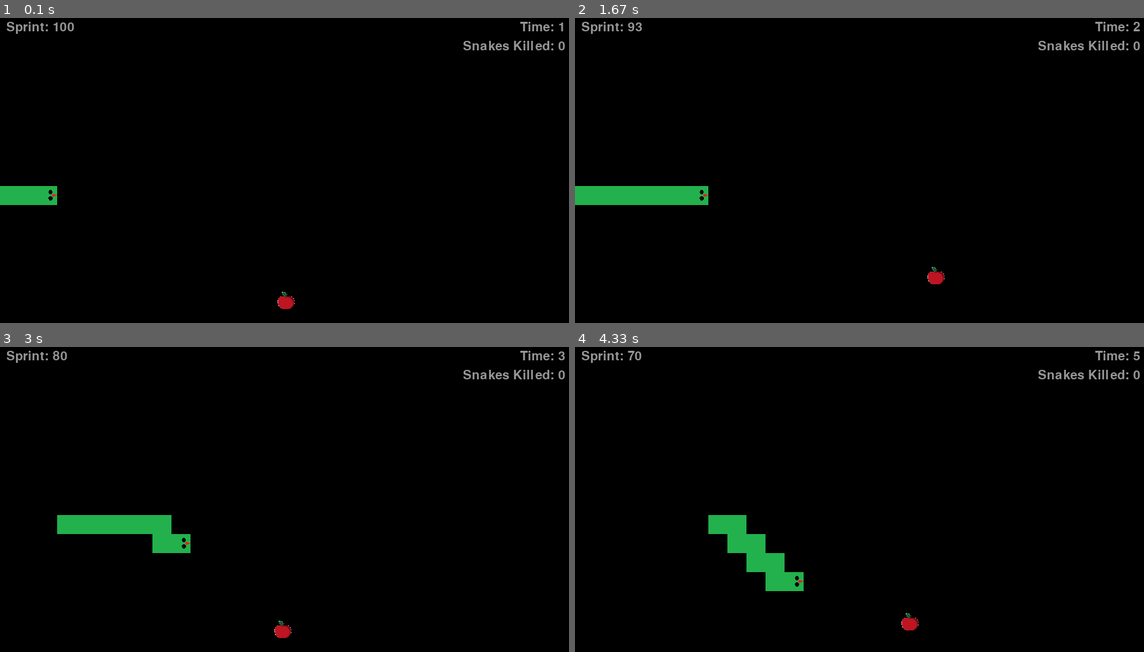
Above: before the commit, frames 1-4 (two rows, left to right).
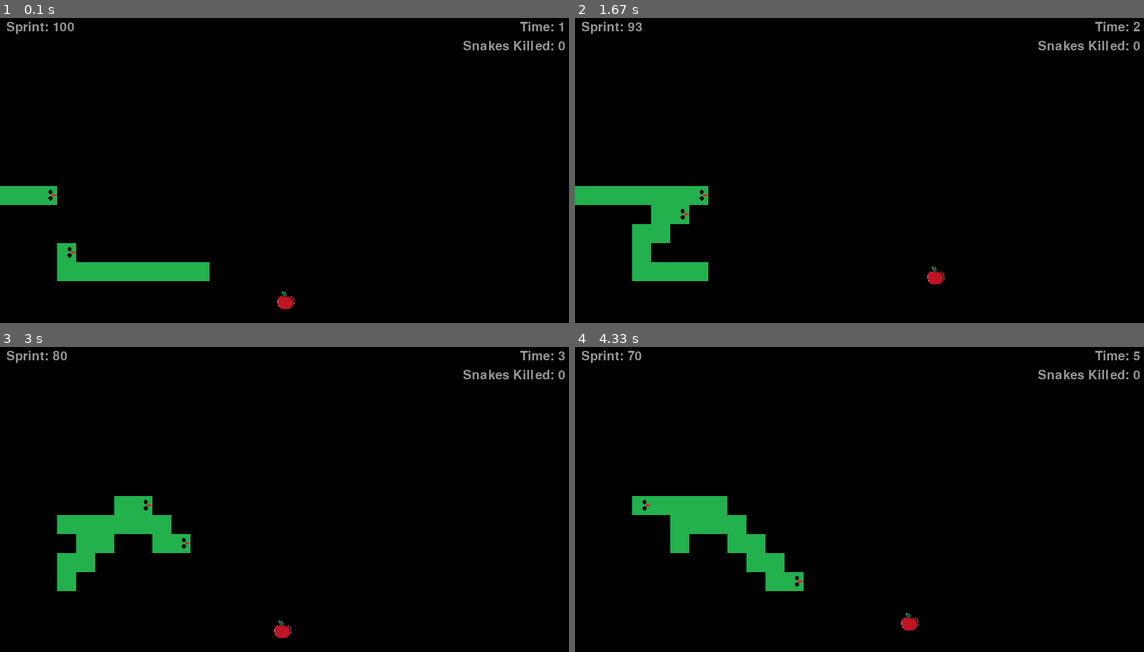
Above: after the commit, the same moments.

Repository: lorinzzz/cursed-snake-game
Game: pygame game, started from main.py
The game is run twice, just before and just after one commit, with the same random seed, the same clock (stepped at 60 frames per second) and the same inputs.
Inputs:
- Up to frame 1 (0.1 s): no input
- Up to frame 2 (1.67 s): hold D 0.33-0.8 s; hold W 0.83-1.13 s; tap Shift at 0.9, 1.23, 1.53 s; hold D 1.17-1.63 s
- Up to frame 3 (3 s): hold A 1.67-2.2 s; tap Shift at 1.73, 2.03, 2.3, 2.63, 2.93 s; hold S 2.23-2.53 s; hold A 2.57-2.97 s
- Up to frame 4 (4.33 s): hold W 3-3.37 s; tap Shift at 3.07, 3.47, 3.77, 4.13 s; hold D 3.4-4.03 s; hold S from 4.07 s (still down)

The runs differ from the first frame. In frame 1, 1.9% of the frame differs, in the area x 10-37%, y 73-87%; in frame 2, 1.9%; in frame 3, 1.4%; in frame 4, 1.7%.

Commit message:
further refined patrolling ai
need to add kill within promixty state

Diff:
--- a/main.py
+++ b/main.py
@@ -370,7 +370,7 @@
     drop_power_up = random.randint(0, 1200) # 0 to 45 seconds, 750 is adjusted for the framerate (45*60 = 2700)
     number_of_power_ups_dropped = 0
 
-    number_of_snakes = 1
+    number_of_snakes = 2
     snake_length = 6
     snakes = create_snakes(number_of_snakes, snake_length)
     snakes_killed = 0
--- a/snake_ai.py
+++ b/snake_ai.py
@@ -310,44 +310,47 @@
         # max 3 snakes
         index = i # placeholder
         # get a random point on map with the min offset of 180
-        if self.patrol_center[index][0] == 0 and self.patrol_center[index][1] == 0:
-            self.patrol_center[index][0] = 30 * random.randint(6, 24)
-            self.patrol_center[index][1] = 30 * random.randint(6, 24)
-
-            max_offset = min(self.patrol_center[index][0], abs(WIDTH - self.patrol_center[index][0]), self.patrol_center[index][1], abs(HEIGHT - self.patrol_center[index][0]))
-
-            self.patrol_offset = 30 * random.randint(6, max_offset/30)
-
-            print(self.patrol_center[index], max_offset, self.patrol_offset)
-            print(snakes[i][0].x, snakes[i][0].y)
-        # go to patrol center
-        if snakes[i][0].x != self.patrol_center[index][0] or snakes[i][0].y != self.patrol_center[index][1] and self.patrol_state[index] == 0:
-            print("going to center")
-            direction_to_append = self.shortest_path_ai(snakes, food, i, self.patrol_center[index][0], self.patrol_center[index][1])
-        elif snakes[i][0].x == self.patrol_center[index][0] and snakes[i][0].y == self.patrol_center[index][1] and self.patrol_state[index] == 0:
-            self.patrol_state[index] = 1
+
+        if snakes[i][0].x == self.patrol_point[index][0] and snakes[i][0].y == self.patrol_point[index][1] and self.patrol_state[index] == 1:
             self.patrol_point[index][0] = 30 * random.randint((self.patrol_center[index][0] - self.patrol_offset)/30, (self.patrol_center[index][0] + self.patrol_offset + 30)/30)
             self.patrol_point[index][1] = 30 * random.randint((self.patrol_center[index][1] - self.patrol_offset)/30, (self.patrol_center[index][1] + self.patrol_offset + 30)/30)
+            self.patrol_count[index] += 1
+            print("patrol count: ", self.patrol_count[index])
+            self.patrol_point[index][0] = 30 * random.randint((self.patrol_center[index][0] - self.patrol_offset)/30, (self.patrol_center[index][0] + self.patrol_offset)/30)
+            self.patrol_point[index][1] = 30 * random.randint((self.patrol_center[index][1] - self.patrol_offset)/30, (self.patrol_center[index][1] + self.patrol_offset)/30)
             print("setting patrol point", self.patrol_point[index])
-
-        if self.patrol_state[index] == 1:
-            print('patrollling!')
-            if snakes[i][0].x == self.patrol_point[index][0] and snakes[i][0].y == self.patrol_point[index][1]:
-                self.patrol_point[index][0] = 30 * random.randint((self.patrol_center[index][0] - self.patrol_offset)/30, (self.patrol_center[index][0] + self.patrol_offset + 30)/30)
-                self.patrol_point[index][1] = 30 * random.randint((self.patrol_center[index][1] - self.patrol_offset)/30, (self.patrol_center[index][1] + self.patrol_offset + 30)/30)
-                self.patrol_count[index] += 1
-                print("patrol count: ", self.patrol_count[index])
-
-
-            else:
-                direction_to_append = self.shortest_path_ai(snakes, food, i, self.patrol_point[index][0], self.patrol_point[index][1])
-
 
         if self.patrol_count[index] == 10:
             self.patrol_state[index] = 0
             self.patrol_center[index][0] = 0
             self.patrol_center[index][1] = 0
             self.patrol_count[index] = 0
+
+
+
+        if self.patrol_center[index][0] == 0 and self.patrol_center[index][1] == 0:
+            self.patrol_center[index][0] = 30 * random.randint(6, 24)
+            self.patrol_center[index][1] = 30 * random.randint(6, 24)
+
+            max_offset = min(self.patrol_center[index][0], abs(WIDTH - self.patrol_center[index][0]), self.patrol_center[index][1], abs(HEIGHT - self.patrol_center[index][0]))
+
+            self.patrol_offset = 30 * random.randint(6, max_offset/30)
+
+            print(self.patrol_center[index], max_offset, self.patrol_offset)
+            print(snakes[i][0].x, snakes[i][0].y)
+        # go to patrol center
+        if (snakes[i][0].x != self.patrol_center[index][0] or snakes[i][0].y != self.patrol_center[index][1]) and self.patrol_state[index] == 0:
+            print("going to center")
+            direction_to_append = self.shortest_path_ai(snakes, food, i, self.patrol_center[index][0], self.patrol_center[index][1])
+        elif snakes[i][0].x == self.patrol_center[index][0] and snakes[i][0].y == self.patrol_center[index][1] and self.patrol_state[index] == 0:
+            self.patrol_state[index] = 1
+            self.patrol_point[index][0] = 30 * random.randint((self.patrol_center[index][0] - self.patrol_offset)/30, (self.patrol_center[index][0] + self.patrol_offset)/30)
+            self.patrol_point[index][1] = 30 * random.randint((self.patrol_center[index][1] - self.patrol_offset)/30, (self.patrol_center[index][1] + self.patrol_offset)/30)
+            print("setting patrol point", self.patrol_point[index])
+
+        if self.patrol_state[index] == 1:
+            direction_to_append = self.shortest_path_ai(snakes, food, i, self.patrol_point[index][0], self.patrol_point[index][1])
+
 
         return direction_to_append
 
